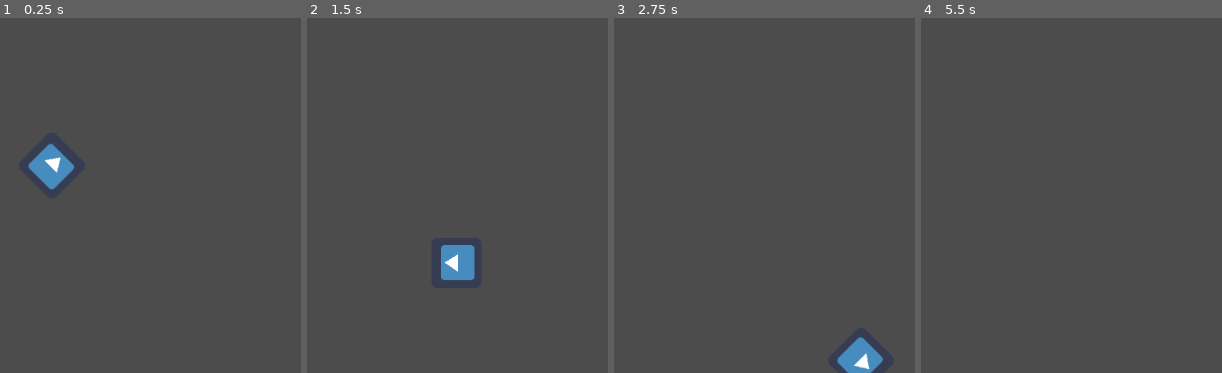
Above: before the commit, frames 1-4 (left to right).
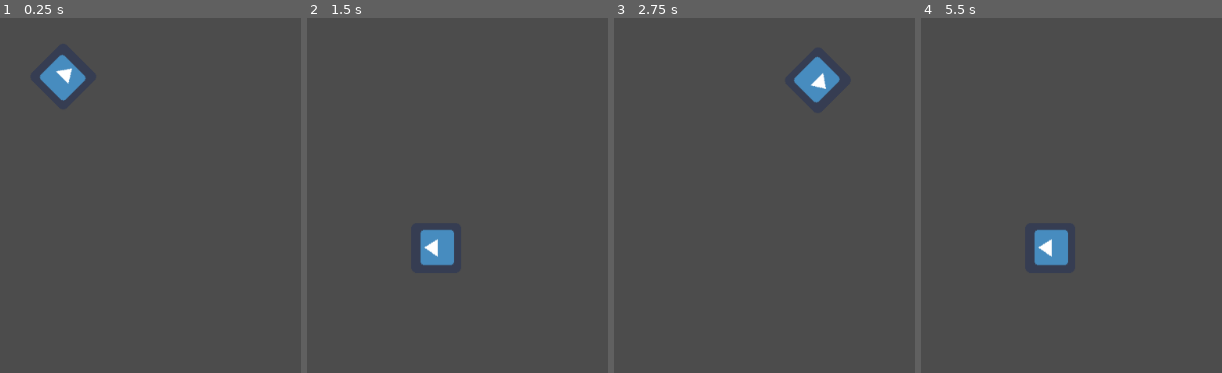
Above: after the commit, the same moments.

Repository: evan-walter/learn-godot
Game: Godot game, scene res://Sprite.tscn
Same seed, same stepped clock (60 frames per second), same inputs: the game is played once before the commit and once after it. The engine's default icon, where the game draws it, is replaced by a stand-in: a white triangle on a blue panel in a dark square.
Inputs:
- Up to frame 1 (0.25 s): no input
- Up to frame 2 (1.5 s): no input
- Up to frame 3 (2.75 s): no input
- Up to frame 4 (5.5 s): no input

The runs differ from the first frame. In frame 1, 2.3% of the frame differs, in the area x 9-29%, y 10-49%; in frame 2, 1.8%; in frame 3, 2.2%; in frame 4, 1.2%.

Commit message:
feat: rotation, position, and velocity

Diff:
--- a/your-first-script/Sprite.gd
+++ b/your-first-script/Sprite.gd
@@ -6,4 +6,5 @@
 
 func _process(delta):
 	rotation += PI * delta
-	position += Vector2(100.0, 100.0) * delta
+	var velocity = Vector2.UP.rotated(rotation) * speed
+	position += velocity * delta
